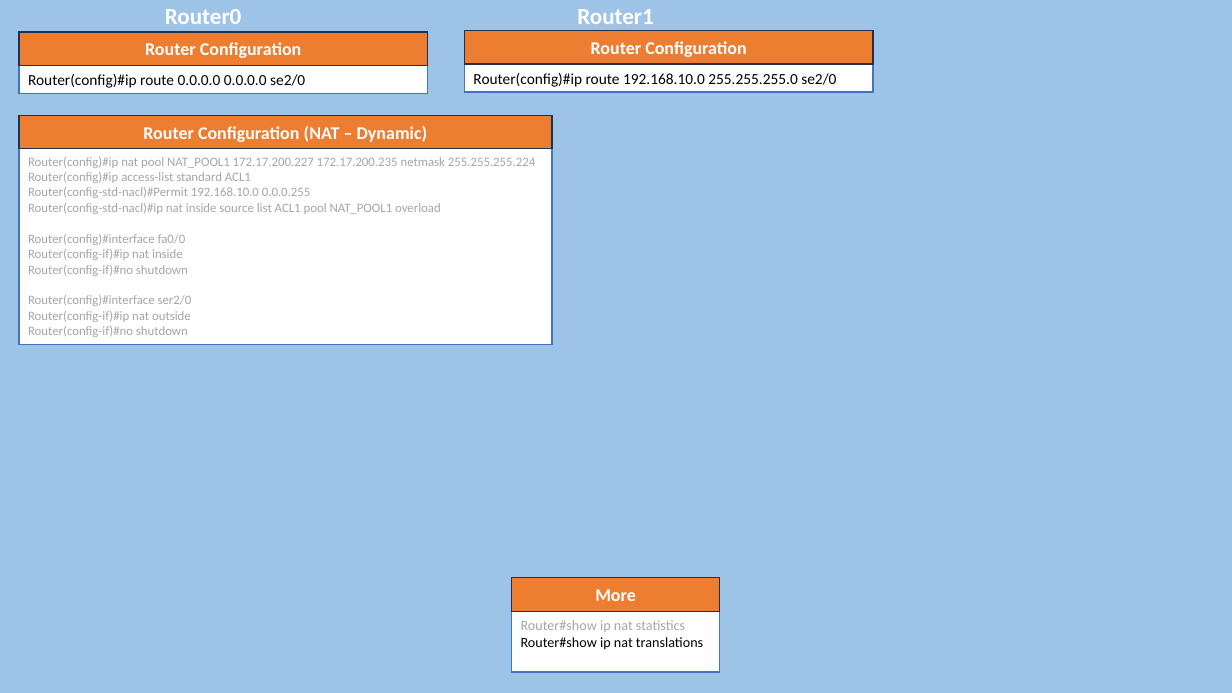
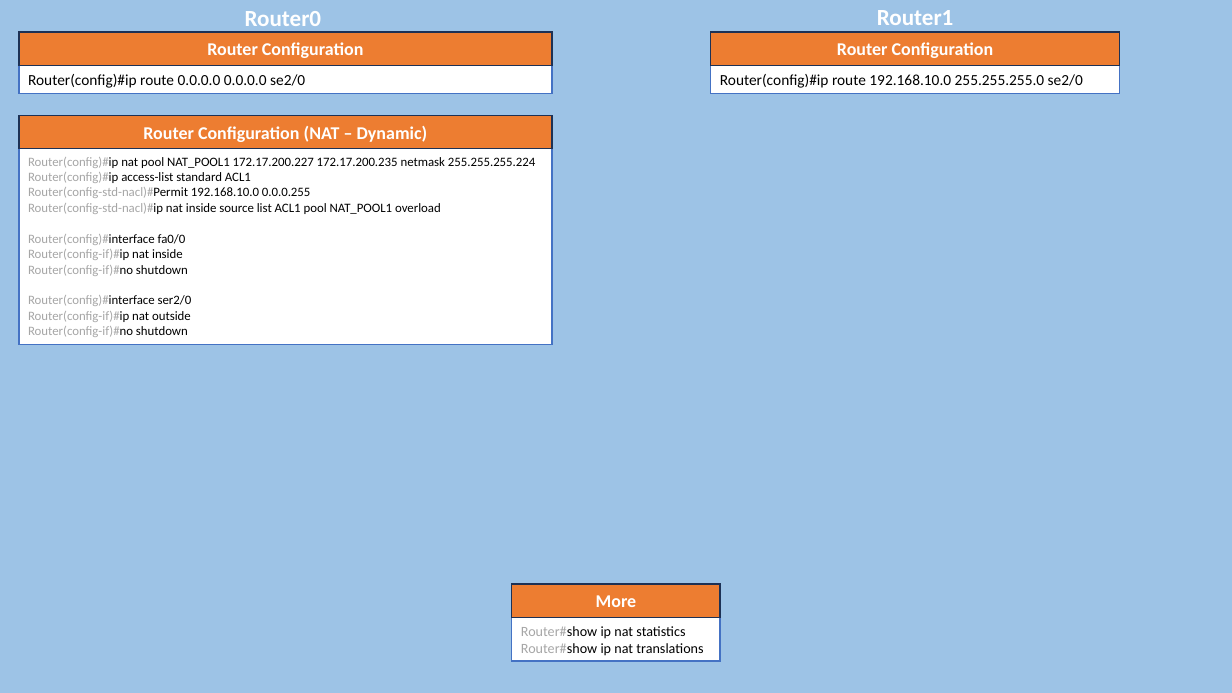
Before and after one commit to AntorPi314/MySave, a slide deck: slide 30 of Lab/Networking Lab/Final Assignment/Networking Lab (Final).pptx. Drawn at 1232x693 pixels with LibreOffice and Linux fonts; fonts in the diff are those of the drawing. Boxes give left, top, right and bottom in pixels: in the first picture for what was removed or moved away, otherwise in the second. Text is boxed around its words. In the diff, an @@ line names an element or a change of style, - is before the commit and + after.

```diff
--- a/Lab/Networking Lab/Final Assignment/Networking Lab (Final).pptx
+++ b/Lab/Networking Lab/Final Assignment/Networking Lab (Final).pptx
@@ text "Router0" rewrapped from bbox=[165, 9, 242, 24] to bbox=[245, 11, 322, 32] @@
@@ text "Router1" rewrapped from bbox=[577, 9, 654, 24] to bbox=[877, 10, 954, 32] @@
@@ rectangle "Router Configuration": place and size @@
-rectangle "Router Configuration" at bbox=[19, 32, 428, 66]
+rectangle "Router Configuration" at bbox=[19, 32, 553, 66]
@@ rectangle "Router Configuration": place and size @@
-rectangle "Router Configuration" at bbox=[465, 30, 873, 64]
+rectangle "Router Configuration" at bbox=[711, 32, 1119, 66]
@@ rectangle "Router(config)#ip route 0.0.0.0 0.0.0.0 se2/0": place and size @@
-rectangle "Router(config)#ip route 0.0.0.0 0.0.0.0 se2/0" at bbox=[19, 66, 428, 93]
+rectangle "Router(config)#ip route 0.0.0.0 0.0.0.0 se2/0" at bbox=[19, 66, 553, 93]
@@ rectangle "Router(config)#ip route 192.168.10.0 255.255.255.0 se2/0": place and size @@
-rectangle "Router(config)#ip route 192.168.10.0 255.255.255.0 se2/0" at bbox=[465, 64, 873, 91]
+rectangle "Router(config)#ip route 192.168.10.0 255.255.255.0 se2/0" at bbox=[711, 66, 1119, 93]
@@ rectangle "Router(config)#ip nat pool NAT_POOL1 172.17.200.227 ..." at bbox=[19, 149, 553, 345]: text colour #A6A6A6 to #000000 in "Router(config)#ip nat pool NAT_POOL1 172.17.200.227 172.17.2 ...", "Router(config)#ip access-list standard ACL1", "Router(config-std-nacl)#Permit 192.168.10.0 0.0.0.255", "Router(config-std-nacl)#ip nat inside source list ACL1 pool ..." and 6 more places @@
@@ rectangle "More": place and size @@
-rectangle "More" at bbox=[512, 578, 720, 611]
+rectangle "More" at bbox=[512, 584, 720, 617]
@@ rectangle "Router#show ip nat statistics": place and size @@
-rectangle "Router#show ip nat statistics" at bbox=[512, 612, 720, 673]
+rectangle "Router#show ip nat statistics" at bbox=[512, 617, 720, 661]
@@ rectangle "Router#show ip nat statistics" at bbox=[512, 617, 720, 661]: text colour #A6A6A6 to #000000 in "Router#show ip nat statistics"; text colour #000000 to #A6A6A6 in "Router#show" @@
```
Also in this commit, not shown: 4 other slides changed, 3 slides added, 3 slides removed, 3 other files.
